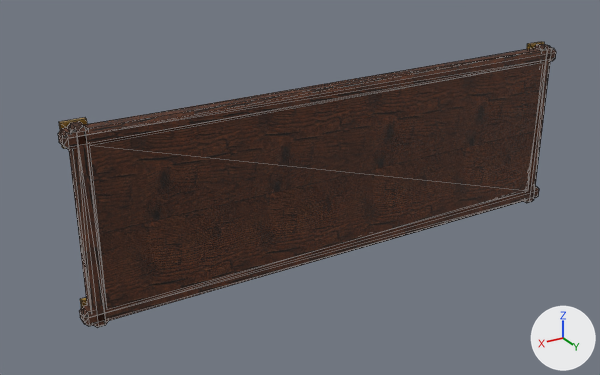
An edit to the glTF model sg_esc_r2.glb, drawn before and after from the same camera.
Both versions are drawn from a camera (50 mm lens) standing at (3.6, 5.27, 2.58) and looking at (0.34, -0.17, -0.14). Arrows for +X, +Y and +Z are at lower right; the lights stay in place. The picture after the commit comes second. Mesh edges are drawn as thin lines. Vertices at exactly the same position are counted once.

Names of what the first picture shows: 'spire'.
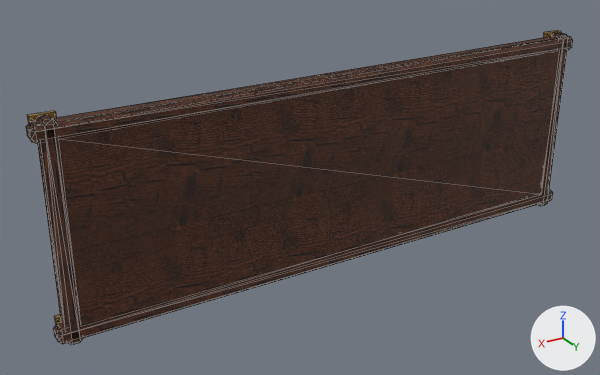
Location of each change, (x1, y1, x2, y2) in pixels of the pictures (600 x 375 px; the box of a moved part takes in the faces that stretch with it):
'spire', reshaped (10% wider, 10% taller): before (58, 42, 556, 328); after (26, 30, 573, 345)
part 1 of me_spire, moved or reshaped: before (89, 62, 543, 309); after (58, 51, 560, 327)
part 2 of me_spire, moved or reshaped: before (523, 44, 552, 203); after (538, 32, 568, 206)
part 3 of me_spire, moved or reshaped: before (67, 121, 108, 328); after (35, 115, 83, 345)
part 4 of me_spire, moved or reshaped: before (79, 186, 539, 326); after (54, 190, 553, 344)
part 5 of me_spire, moved or reshaped: before (58, 48, 556, 150); after (26, 36, 573, 144)
part 6 of me_spire, moved or reshaped: before (527, 42, 545, 49); after (543, 30, 561, 38)
part 7 of me_spire, moved or reshaped: before (80, 298, 87, 308); after (54, 315, 61, 325)
part 8 of me_spire, moved or reshaped: before (59, 118, 87, 149); after (27, 111, 57, 142)

Patch to the scene script:
```diff
--- a/sg_esc_r2.glb.py
+++ b/sg_esc_r2.glb.py
@@ me_spire @@
 # used by ob_spire; location = (0.0, 0.0, 0.0)
-me_spire.from_pydata(...)  # 140 vertices, 238 faces; spans x -2.28..2.28, y -0.13..0.06, z -0.78..0.78
+me_spire.from_pydata(...)  # 140 vertices, 238 faces; spans x -2.48..2.48, y -0.13..0.06, z -0.86..0.86
+# me_spire part 1: the loose piece of 8 vertices spanning x -2.11..2.11, y -0.05..0.05, z -0.64..0.64 is scaled about its middle by (1.09, 1, 1.13)
+# me_spire part 2: the loose piece of 24 vertices spanning x -2.22..-2.1, y -0.1..0.06, z -0.78..0.78 is scaled about its middle by (1, 1, 1.11), then moved by (-0.2, 0.0, 0.0)
+# me_spire part 3: the loose piece of 24 vertices spanning x 2.1..2.22, y -0.1..0.06, z -0.78..0.78 is scaled about its middle by (1, 1, 1.11), then moved by (0.2, 0.0, 0.0)
+# me_spire part 4: the loose piece of 24 vertices spanning x -2.28..2.28, y -0.1..0.06, z -0.75..-0.63 is scaled about its middle by (1.09, 1, 1), then moved by (0.0, 0.0, -0.08)
+# me_spire part 5: the loose piece of 24 vertices spanning x -2.28..2.28, y -0.1..0.06, z 0.63..0.75 is scaled about its middle by (1.09, 1, 1), then moved by (0.0, 0.0, 0.08)
+# me_spire part 6: the loose piece of 8 vertices spanning x -2.25..-2.07, y -0.13..-0.09, z 0.6..0.78 is moved by (-0.2, 0.0, 0.08)
+# me_spire part 7: the loose piece of 8 vertices spanning x 2.07..2.25, y -0.13..-0.09, z -0.78..-0.6 is moved by (0.2, 0.0, -0.08)
+# me_spire part 8: the loose piece of 8 vertices spanning x 2.07..2.25, y -0.13..-0.09, z 0.6..0.78 is moved by (0.2, 0.0, 0.08)
+# other edits to the shape of me_spire do not show in these pictures
 me_spire.materials.append(mat_paint)
```
